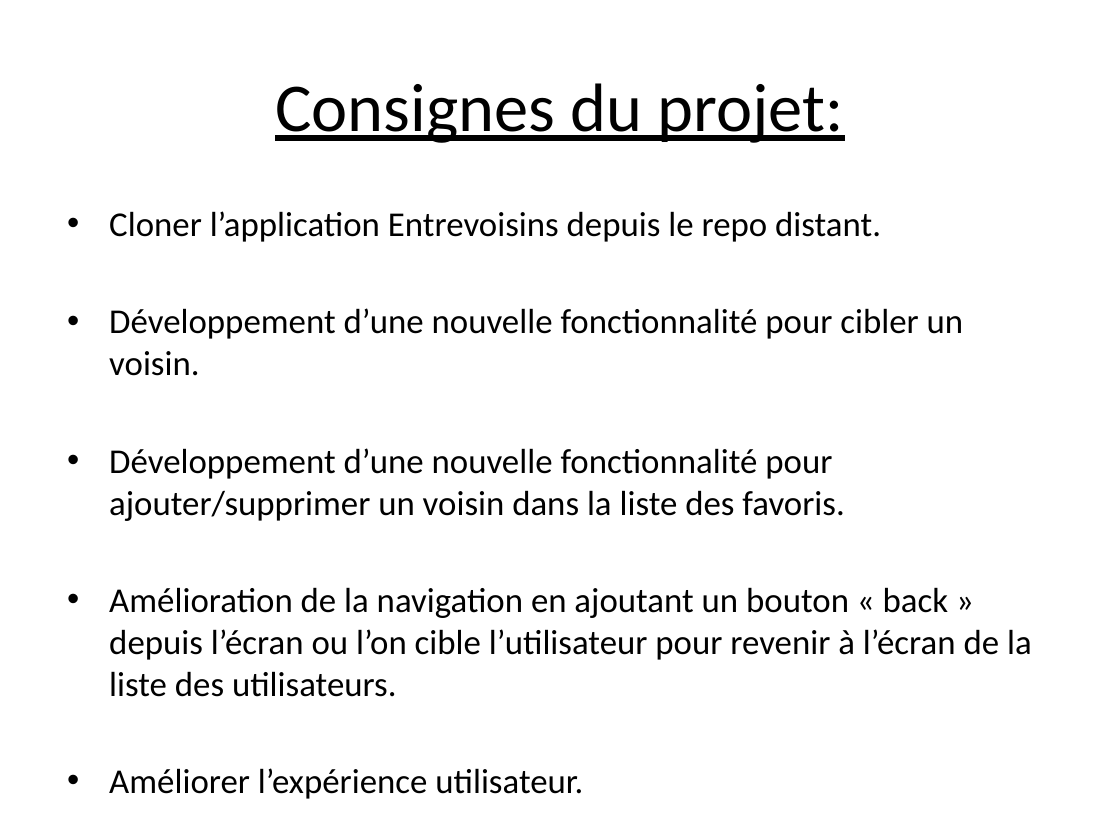
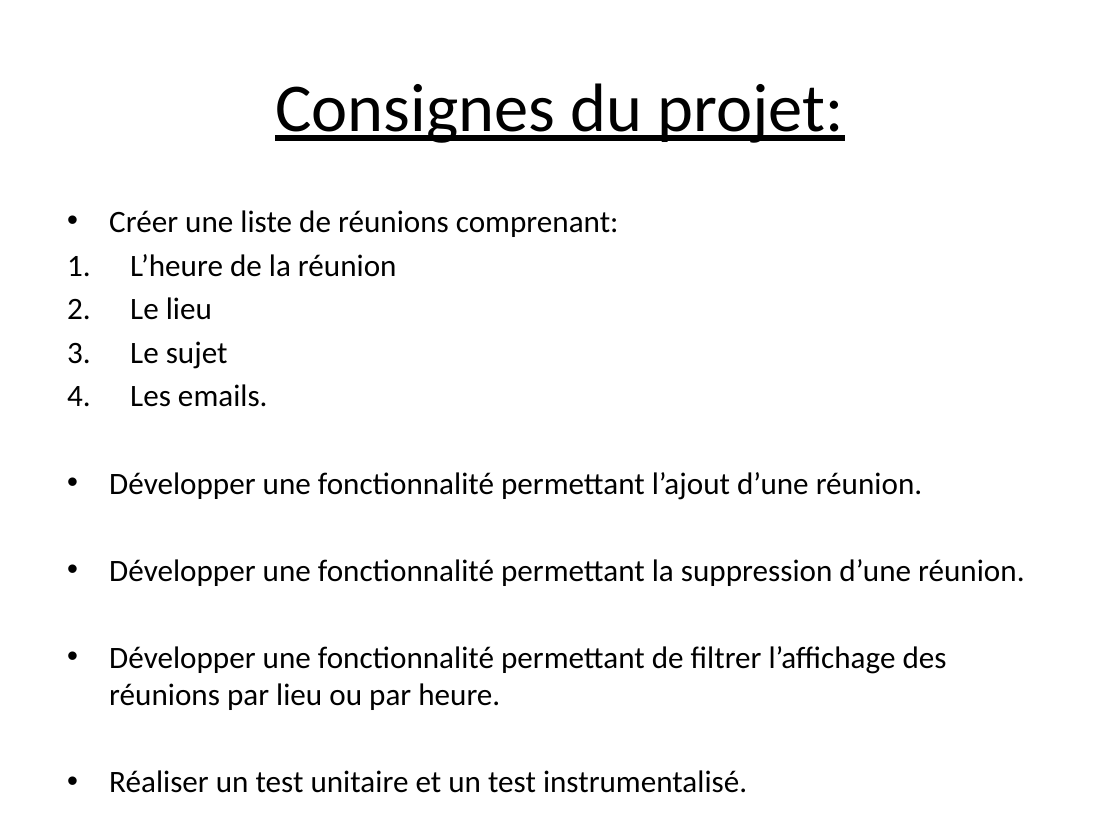
Before and after one commit to Luck-art/Projet_4_android, a slide deck: slide 2 of powerpoint/projet_4_powerpoint.pptx. Drawn at 1120x840 pixels with LibreOffice and Linux fonts; fonts in the diff are those of the drawing. Boxes give left, top, right and bottom in pixels: in the first picture for what was removed or moved away, otherwise in the second. Text is boxed around its words. In the diff, an @@ line names an element or a change of style, - is before the commit and + after.

```diff
--- a/powerpoint/projet_4_powerpoint.pptx
+++ b/powerpoint/projet_4_powerpoint.pptx
@@ text at [109, 210, 1024, 793]: text changed; size 22.4 to 20 pt @@
-• Cloner l’application Entrevoisins depuis le repo distant.
-• Développement d’une nouvelle fonctionnalité pour cibler un voisin.
-• Développement d’une nouvelle fonctionnalité pour ajouter/supprimer un voisin dans la liste des favoris.
-• Amélioration de la navigation en ajoutant un bouton « back » depuis l’écran ou l’on cible l’utilisateur pour revenir à l’écran de la liste des utilisateurs.
-• Améliorer l’expérience utilisateur.
+• Créer une liste de réunions comprenant:
+1. L’heure de la réunion
+2. Le lieu
+3. Le sujet
+4. Les emails.
+• Développer une fonctionnalité permettant l’ajout d’une réunion.
+• Développer une fonctionnalité permettant la suppression d’une réunion.
+• Développer une fonctionnalité permettant de filtrer l’affichage des réunions par lieu ou par heure.
+• Réaliser un test unitaire et un test instrumentalisé.
```
Also in this commit, not shown: 7 other slides changed, 9 slides added, 2 slides removed, 7 other files.
